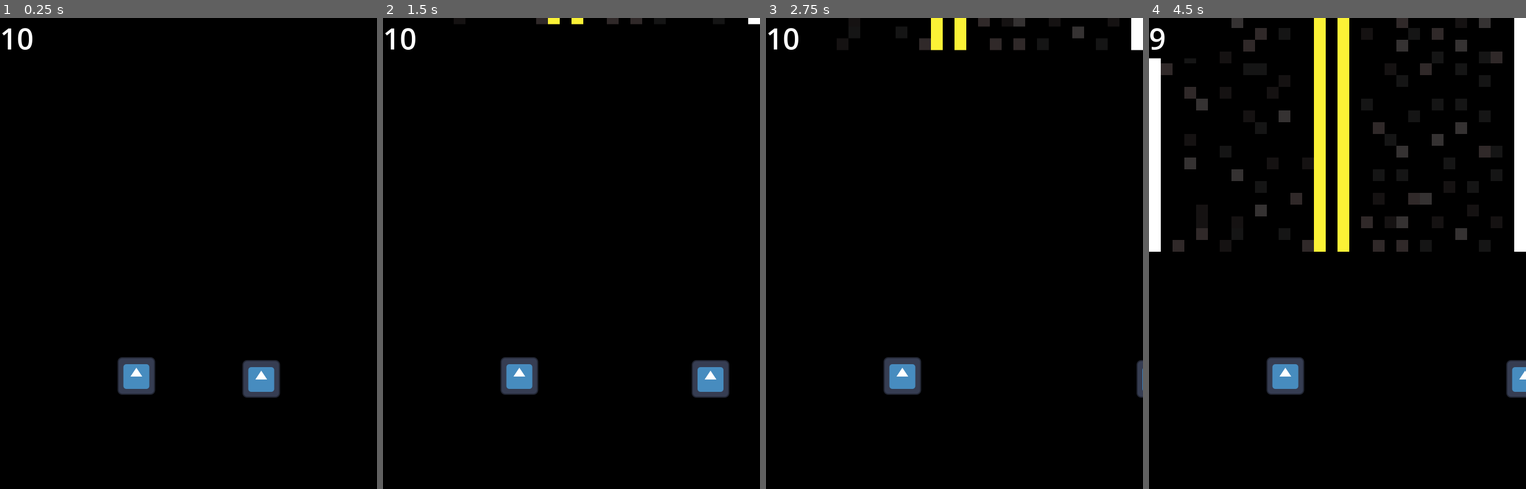
Above: before the commit, frames 1-4 (left to right).
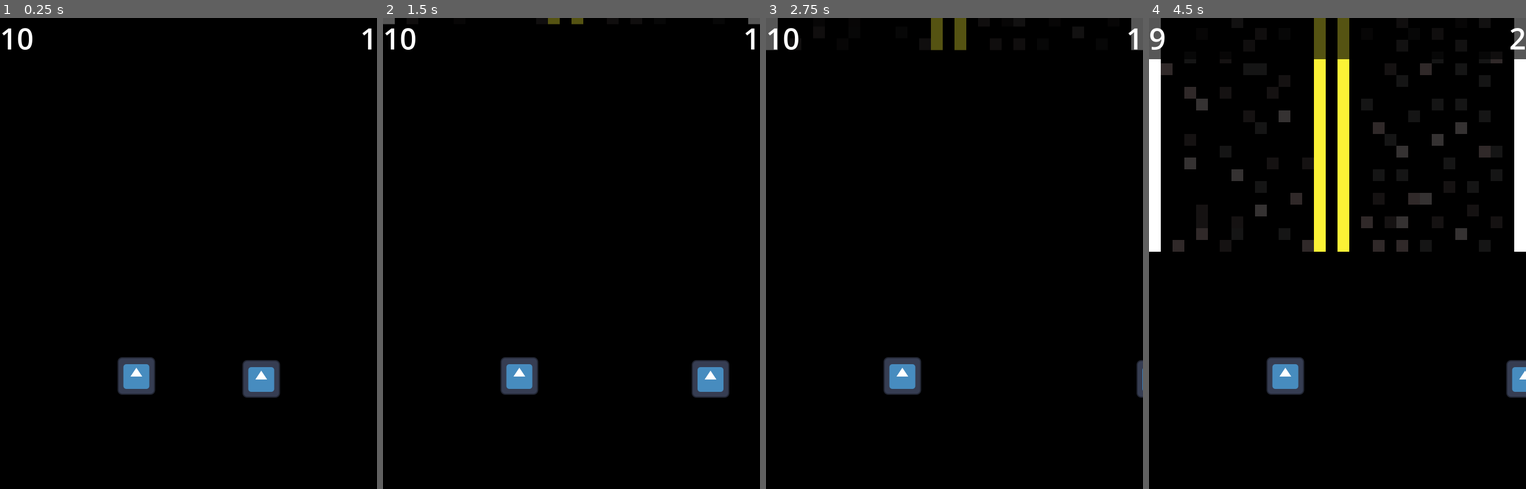
Above: after the commit, the same moments.

Repository: MathiasBenoni/urban-engine
Game: Godot game, scene res://scenes/main.tscn
The game is run twice, just before and just after one commit, with the same random seed, the same clock (stepped at 60 frames per second) and the same inputs. The engine's default icon, where the game draws it, is replaced by a stand-in: a white triangle on a blue panel in a dark square.
Inputs:
- Up to frame 1 (0.25 s): no input
- Up to frame 2 (1.5 s): tap Enter at 0.5 s; hold D (right) 0.53-1.28 s; hold Space (brake) from 1.28 s (still down)
- Up to frame 3 (2.75 s): release Space (brake) at 2.03 s; hold D (right) from 2.03 s (still down)
- Up to frame 4 (4.5 s): release D (right) at 3.53 s; hold A (left) from 3.53 s (still down)

The runs differ from the first frame. In frame 1, less than 0.1% of the frame differs, in the area x 96-99%, y 2-7%; in frame 2, 0.3%; in frame 3, 1.2%; in frame 4, 1.6%, in the area x 0-100%, y 0-9%.

Commit message:
Added counter for total roads traveled

Diff:
--- a/scenes/main.tscn
+++ b/scenes/main.tscn
@@ -33,9 +33,11 @@
 
 [node name="ColorRect" type="ColorRect" parent="viewport"]
 z_index = -1
-offset_right = 224.0
-offset_bottom = 137.0
-color = Color(0, 0, 0, 1)
+anchors_preset = 10
+anchor_right = 1.0
+offset_bottom = 140.0
+grow_horizontal = 2
+color = Color(0, 0, 0, 0.65882355)
 
 [node name="HBoxContainer" type="HBoxContainer" parent="viewport"]
 anchors_preset = -1
@@ -49,3 +51,17 @@
 layout_mode = 2
 theme_override_font_sizes/font_size = 100
 text = "Test"
+
+[node name="HBoxContainer2" type="HBoxContainer" parent="viewport"]
+anchors_preset = 1
+anchor_left = 1.0
+anchor_right = 1.0
+offset_left = -40.0
+offset_bottom = 40.0
+grow_horizontal = 0
+
+[node name="total" type="Label" parent="viewport/HBoxContainer2"]
+layout_mode = 2
+size_flags_horizontal = 8
+theme_override_font_sizes/font_size = 100
+text = "0"
--- a/scripts/main.gd
+++ b/scripts/main.gd
@@ -8,6 +8,7 @@
 var roads_made := 0
 
 @onready var meters = $viewport/HBoxContainer/meters
+@onready var total = $viewport/HBoxContainer2/total
 
 func generate_pattern(length) -> Array:
 	var pattern = []
@@ -57,7 +58,7 @@
 
 func update_meters():
 	var count = 0
-	var index = roads_made - 2
+	var index = roads_made - 2 # Offset for moved camera
 	while index < pattern.size():
 
 		if pattern[index] == 1:
@@ -66,6 +67,8 @@
 		index += 1
 
 	meters.text = str(count)
+	total.text = str(int(total.text) + 1)
+
 
 func _ready() -> void:
 	make_road()
@@ -100,7 +103,8 @@
 			Globals.main_speed = max_speed
 
 	if Input.is_action_pressed("brake"):
+		print(Globals.main_speed)
 		brake = true
-		print(Globals.main_speed)
+
 	else:
 		brake = false
